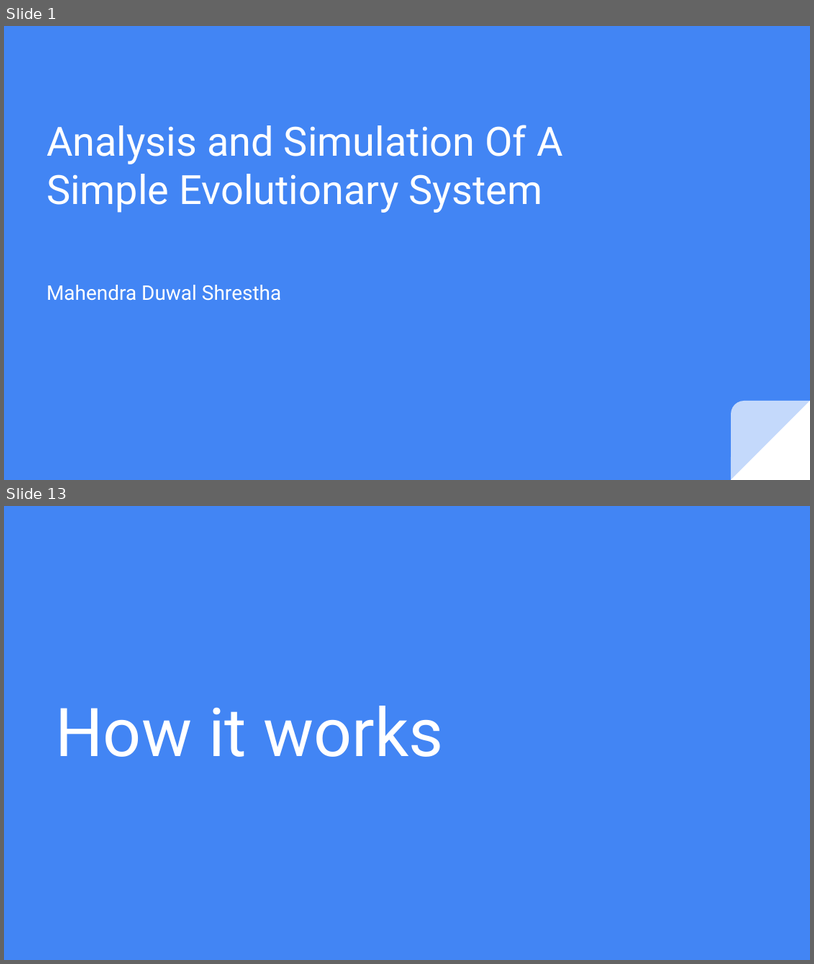
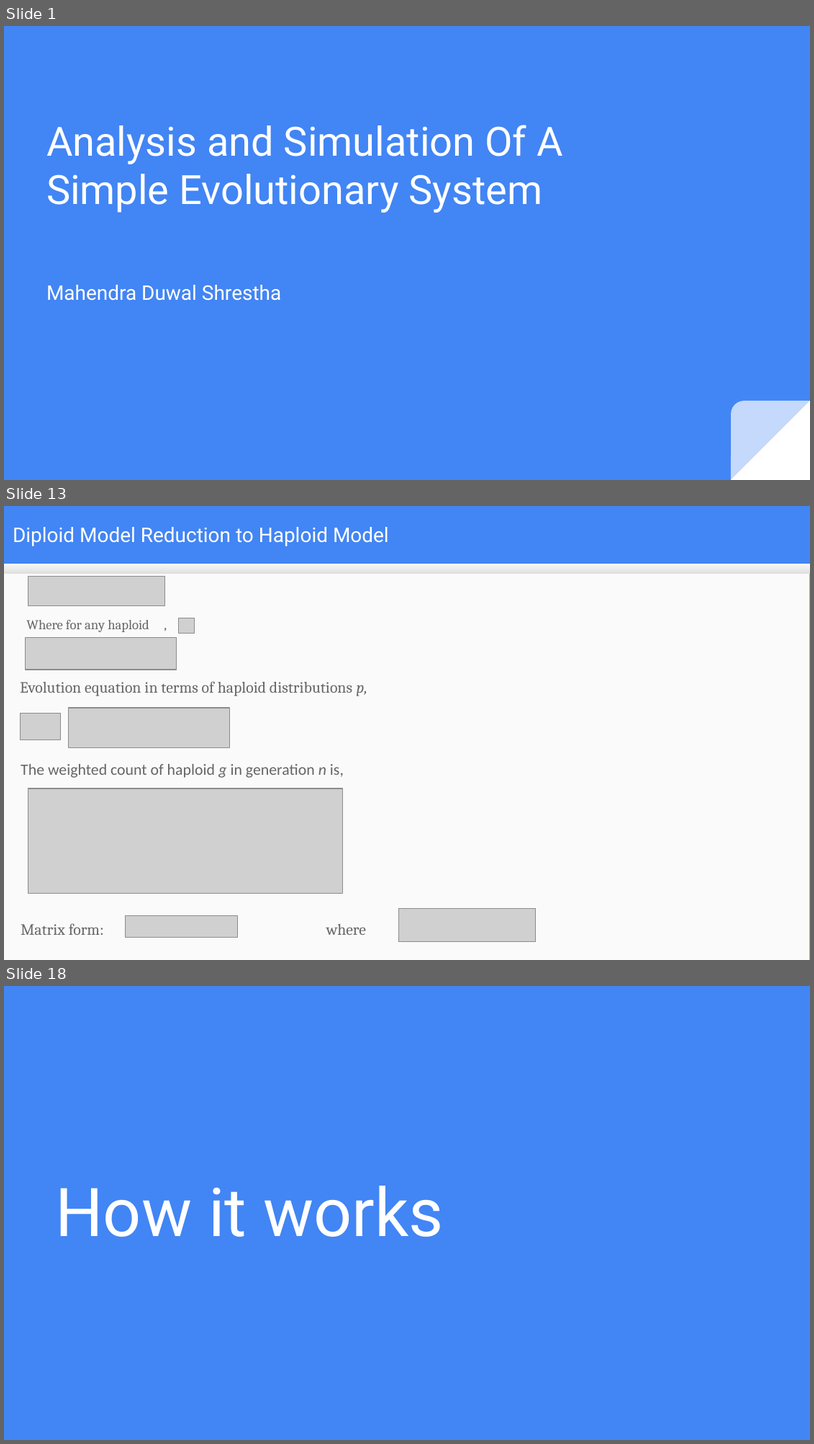
Before and after one commit to mduwalsh/project, a slide deck: thesis_slides_mahendra.odp. Shown one above the other, each under a label of ours: slides 1 and 13 before the commit, slides 1, 13 and 18 after it; the slides between them are not shown. The pictures are 814x964 and 814x1444 pixels, drawn with LibreOffice and Linux fonts; fonts in the diff are those of the drawing; grey boxes stand for pictures. Boxes give left, top, right and bottom in pixels: in the first picture for what was removed or moved away, otherwise in the second. Text is boxed around its words. In the diff, an @@ line names an element or a change of style, - is before the commit and + after.

```diff
--- a/thesis_slides_mahendra.odp
+++ b/thesis_slides_mahendra.odp
@@ slide 13 added at box(4, 506, 810, 960), background #4285F4 @@
@@ title added at box(13, 527, 389, 546), 18 pt, text #FFFFFF @@
+Diploid Model Reduction to Haploid Model
@@ rectangle added at box(4, 564, 810, 960), fill #FAFAFA @@
@@ rectangle added at box(4, 564, 810, 574), fill gradient #F9F9F9 to #DEDEDE @@
@@ picture added at box(28, 576, 165, 605) @@
@@ text added at box(26, 620, 149, 632), 12 pt, text #666666 @@
+Where for any haploid ,
@@ picture added at box(178, 618, 194, 633) @@
@@ picture added at box(25, 638, 177, 669) @@
@@ text added at box(20, 681, 368, 696), 14 pt, text #666666 @@
+Evolution equation in terms of haploid distributions p,
@@ picture added at box(20, 713, 60, 740) @@
@@ picture added at box(69, 708, 230, 748) @@
@@ text added at box(21, 764, 344, 777), 14 pt, text #666666 @@
+The weighted count of haploid g in generation n is,
@@ picture added at box(28, 788, 342, 893) @@
@@ picture added at box(126, 915, 238, 937) @@
@@ picture added at box(399, 908, 535, 942) @@
@@ text added at box(21, 923, 104, 934), 14 pt, text #666666 @@
+Matrix form:
@@ text added at box(327, 924, 366, 934), 14 pt, text #666666 @@
+where
@@ what was slide 13 is now slide 18 @@
```
Also in this commit, not shown: 5 other slides added, 1 slide removed, 1 other file.
